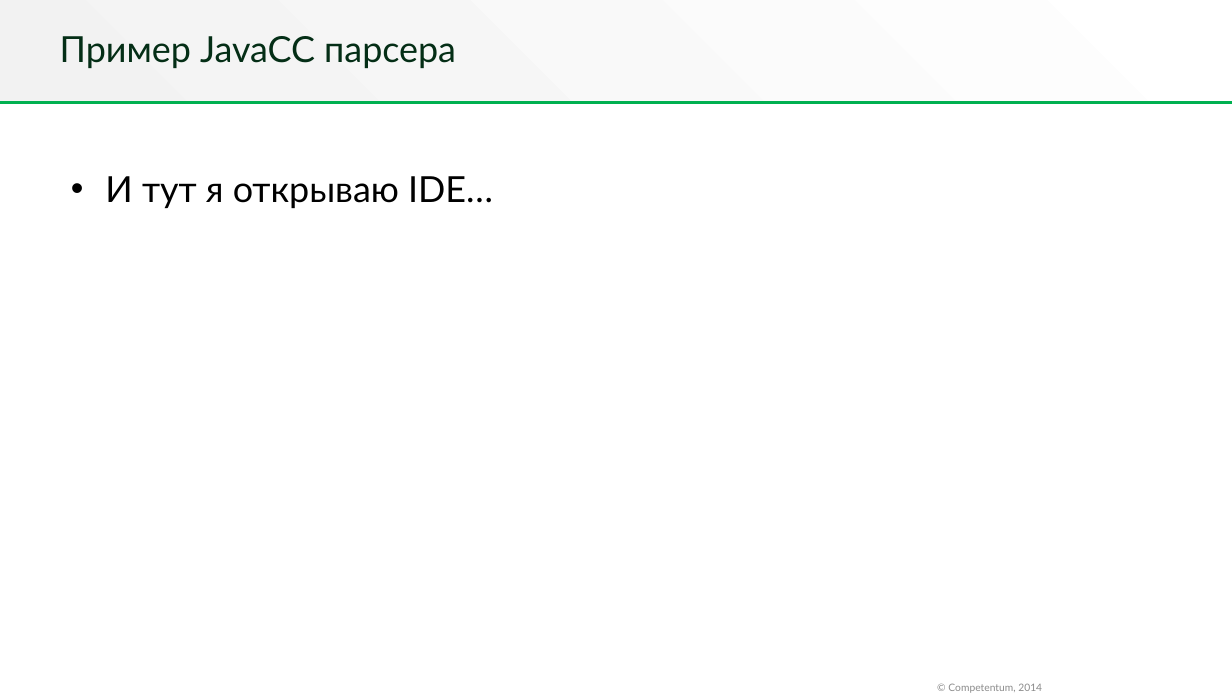
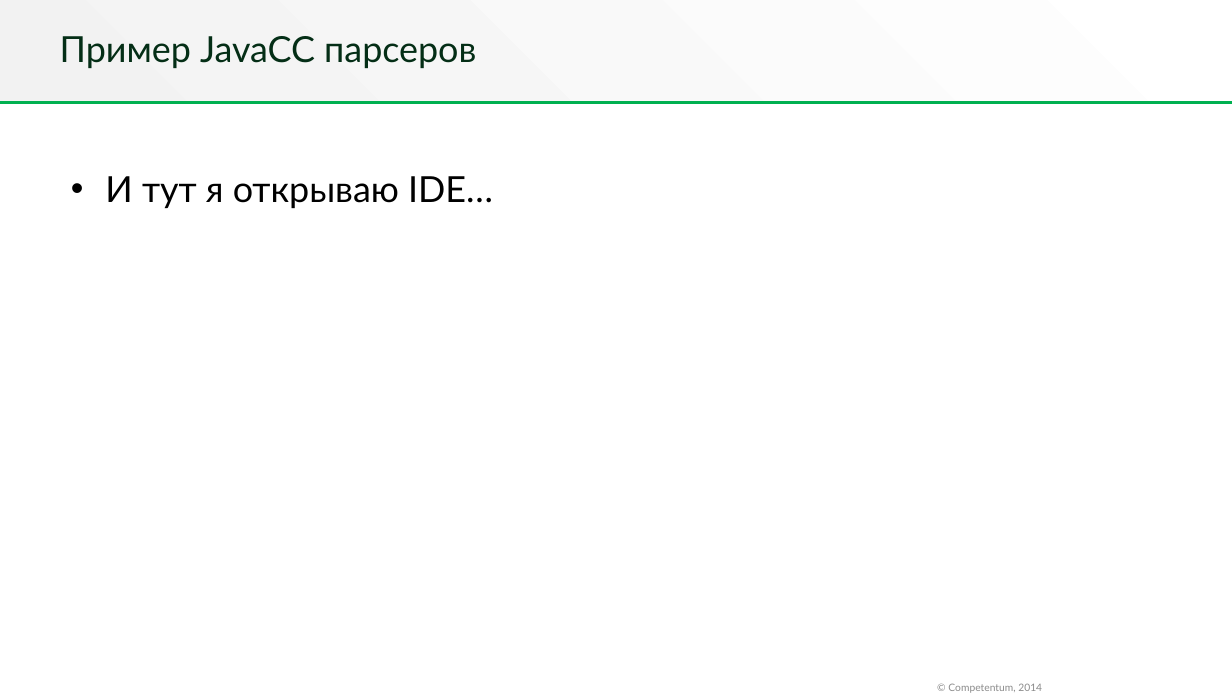
Before and after one commit to MIOB/JavaCC-Demo, a slide deck: slide 24 of JavaCC.pptx (slide 21 before the commit). Drawn at 1232x693 pixels with LibreOffice and Linux fonts; fonts in the diff are those of the drawing; background and template pictures are left out. Boxes give left, top, right and bottom in pixels: in the first picture for what was removed or moved away, otherwise in the second. Text is boxed around its words. In the diff, an @@ line names an element or a change of style, - is before the commit and + after.

```diff
--- a/JavaCC.pptx
+++ b/JavaCC.pptx
@@ title at (60, 36, 476, 68): text changed @@
-Пример JavaCC парсера
+Пример JavaCC парсеров
```
Also in this commit, not shown: 1 other slide changed, 3 slides added, 6 other files.
